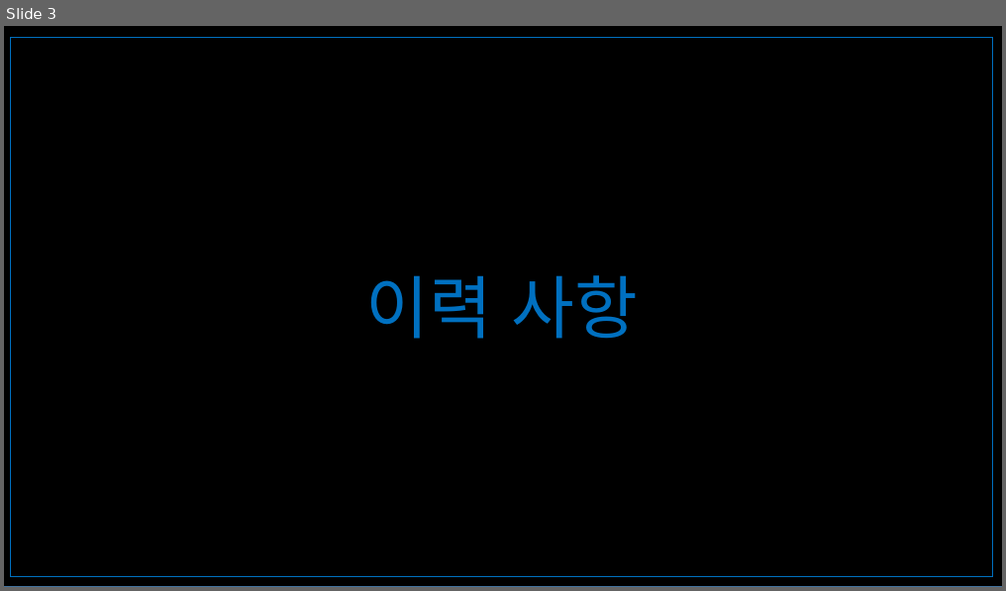
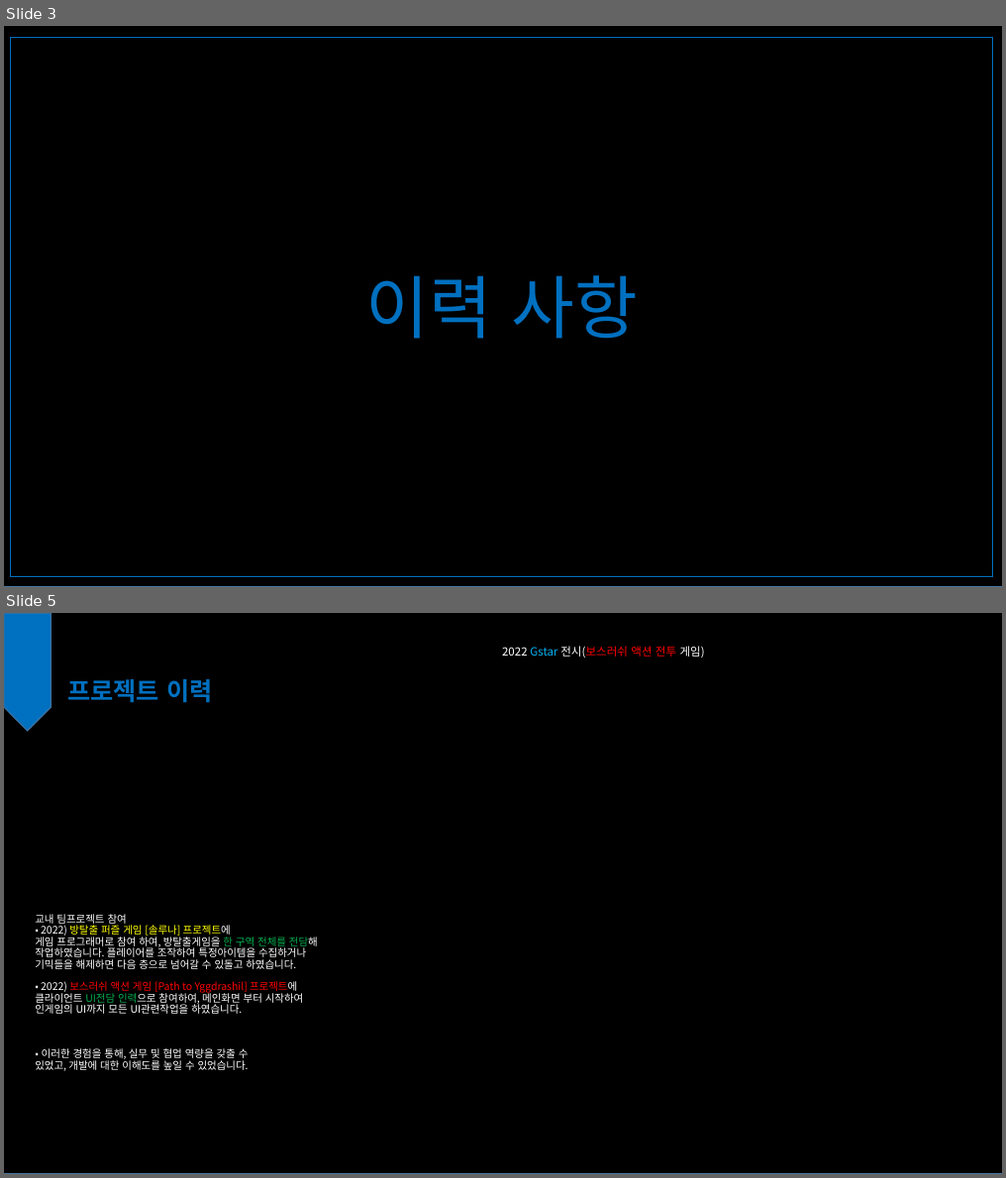
Before and after one commit to MikangMark/Sls, a slide deck: 포폴개요문서.pptx. Shown one above the other, each under a label of ours: slide 3 before the commit, slides 3 and 5 after it; the slides between them are not shown. The pictures are 1006x591 and 1006x1178 pixels, drawn with LibreOffice and Linux fonts; fonts in the diff are those of the drawing. Boxes give left, top, right and bottom in pixels: in the first picture for what was removed or moved away, otherwise in the second. Text is boxed around its words. In the diff, an @@ line names an element or a change of style, - is before the commit and + after.

```diff
--- a/포폴개요문서.pptx
+++ b/포폴개요문서.pptx
@@ slide 5 added at bbox=[4, 613, 1002, 1174], background #FFFFFF @@
@@ rectangle added at bbox=[4, 613, 1002, 1174], fill #000000, outline #43739E 1 pt @@
@@ flow chart offpage connector added at bbox=[4, 613, 52, 731], fill #0070C0, outline #43739E 1 pt @@
@@ text added at bbox=[502, 646, 705, 658], 11 pt, text #FFFFFF @@
+2022 Gstar 전시(보스러쉬 액션 전투 게임)
@@ text added at bbox=[67, 679, 212, 703], 24 pt, text #0070C0, bold @@
+프로젝트 이력
@@ text added at bbox=[35, 914, 318, 1071], 10 pt, text #FFFFFF @@
+교내 팀프로젝트 참여
+• 2022) 방탈출 퍼즐 게임 [솔루나] 프로젝트에
+게임 프로그래머로 참여 하여, 방탈출게임을 한 구역 전체를 전담해 작업하였습니다. 플레이어를 조작하여 특정아이템을 수집하거나 기믹들을 해제하면 다음 층으로 넘어갈 수 있돌고 하였습니다.
+• 2022) 보스러쉬 액션 게임 [Path to Yggdrashil] 프로젝트에 클라이언트 UI전담 인력으로 참여하여, 메인화면 부터 시작하여 인게임의 UI까지 모든 UI관련작업을 하였습니다.
+• 이러한 경험을 통해, 실무 및 협업 역량을 갖출 수
+있었고, 개발에 대한 이해도를 높일 수 있었습니다.
```
Also in this commit, not shown: 1 slide changed, 6 other files.
